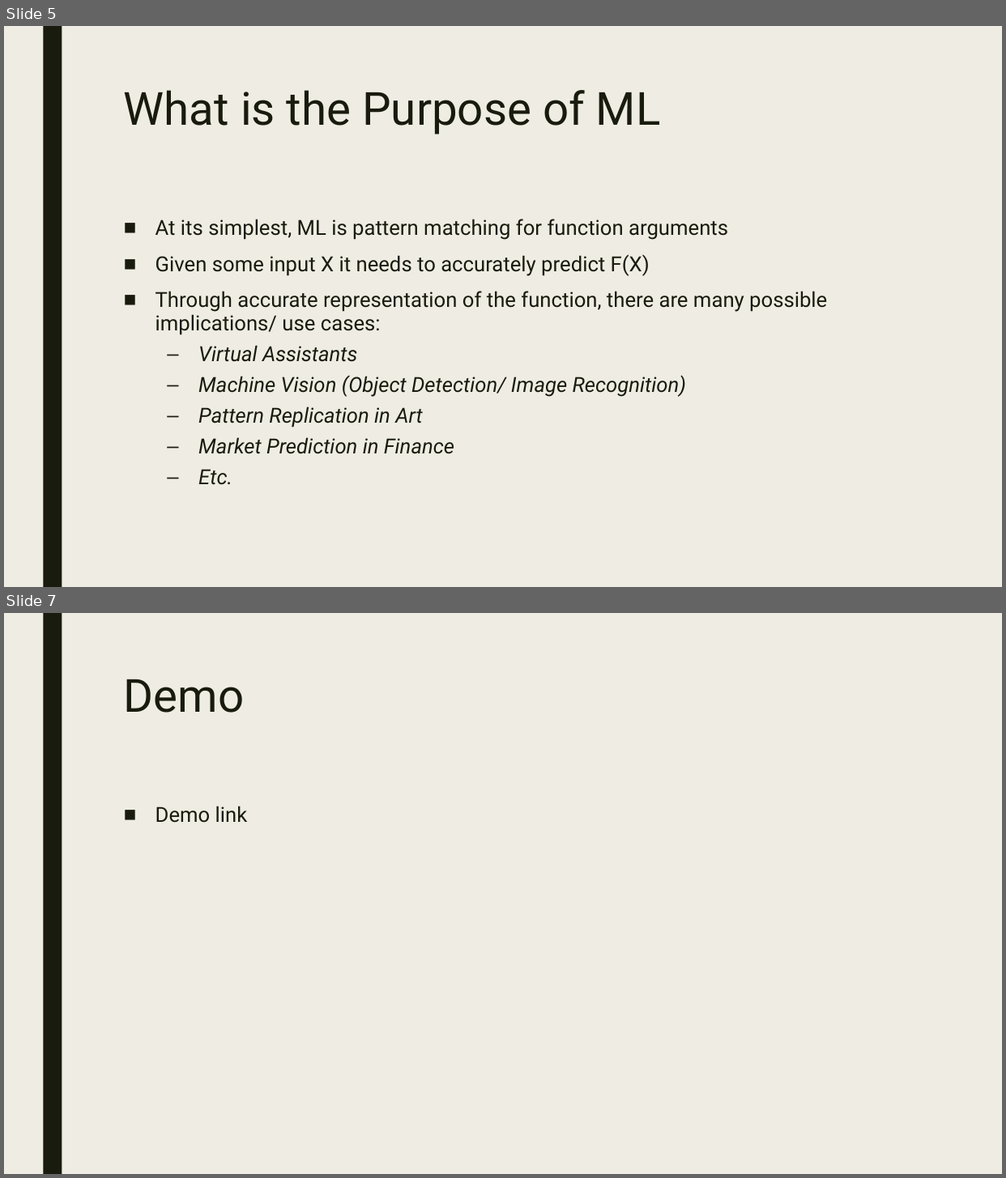
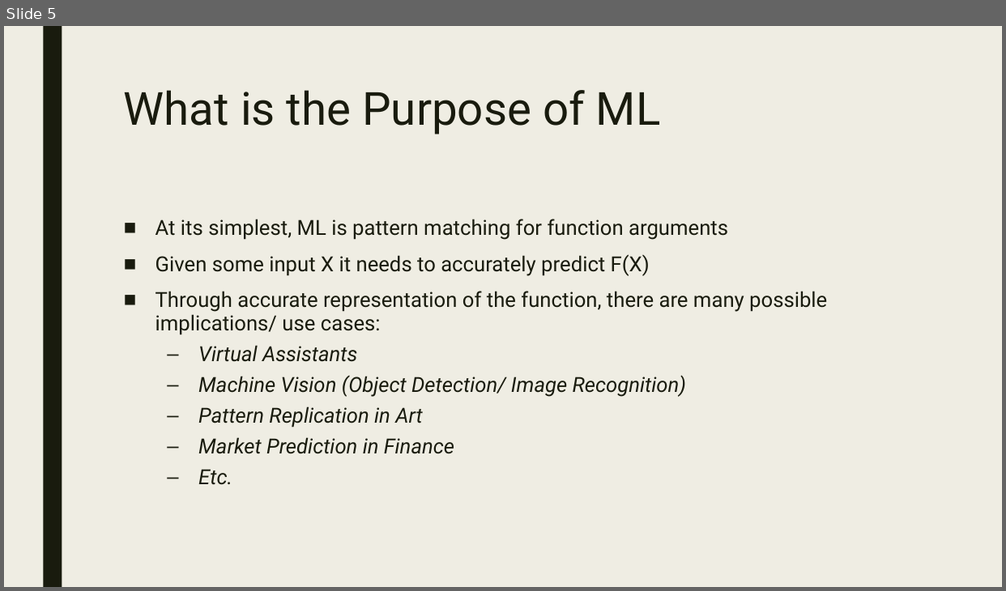
Before and after one commit to ConnorUsaty/MacAIEducation2023, a slide deck: Workshop_Slides/Workshop_1.pptx. Shown one above the other, each under a label of ours: slides 5 and 7 before the commit, slide 5 after it; the slides between them are not shown. The pictures are 1006x1178 and 1006x591 pixels, drawn with LibreOffice and Linux fonts; fonts in the diff are those of the drawing. Boxes give left, top, right and bottom in pixels: in the first picture for what was removed or moved away, otherwise in the second. Text is boxed around its words. In the diff, an @@ line names an element or a change of style, - is before the commit and + after.

Commit message:
Updated the title slide

```diff
--- a/Workshop_Slides/Workshop_1.pptx
+++ b/Workshop_Slides/Workshop_1.pptx
@@ slide 7 removed at (4, 613, 1002, 1174), background #EFEDE3; not listed: 1 template element that a slide beside it also shows @@
@@ title removed at (124, 679, 245, 713) @@
-Demo
@@ text removed at (155, 806, 248, 823) @@
-■ Demo link
```
Also in this commit, not shown: 6 slides changed, 5 slides added.
